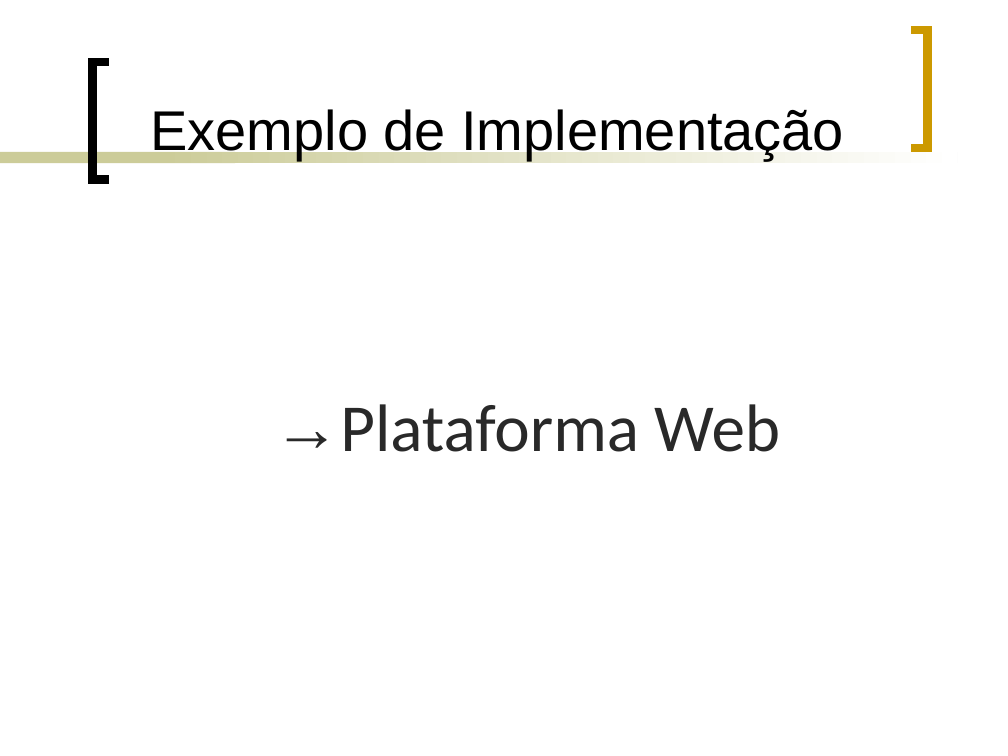
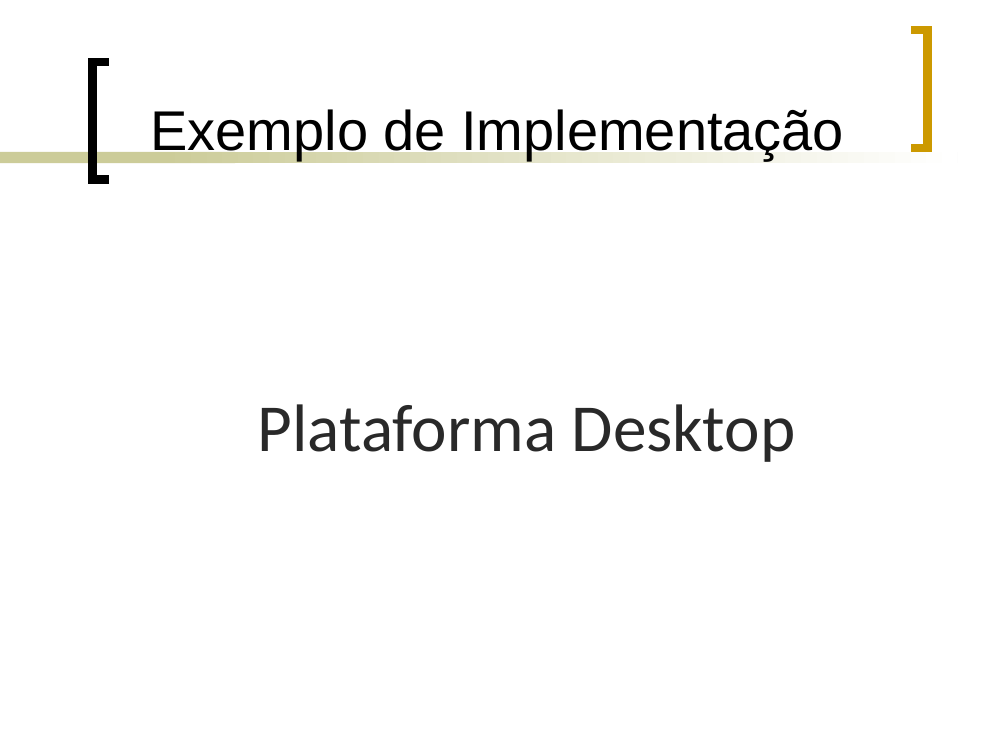
Before and after one commit to ms-uerj/conversoruml, a slide deck: slide 13 of apresentação/Equipe Parseros.ppt (slide 9 before the commit). Drawn at 1008x756 pixels with LibreOffice and Linux fonts; fonts in the diff are those of the drawing. Boxes give left, top, right and bottom in pixels: in the first picture for what was removed or moved away, otherwise in the second. Text is boxed around its words. In the diff, an @@ line names an element or a change of style, - is before the commit and + after.

```diff
--- a/apresentação/Equipe Parseros.ppt
+++ b/apresentação/Equipe Parseros.ppt
@@ text at <box>258,404,796,462</box>: text changed @@
-→Plataforma Web
+Plataforma Desktop
```
Also in this commit, not shown: 5 other slides changed, 6 slides added, 3 slides removed.
